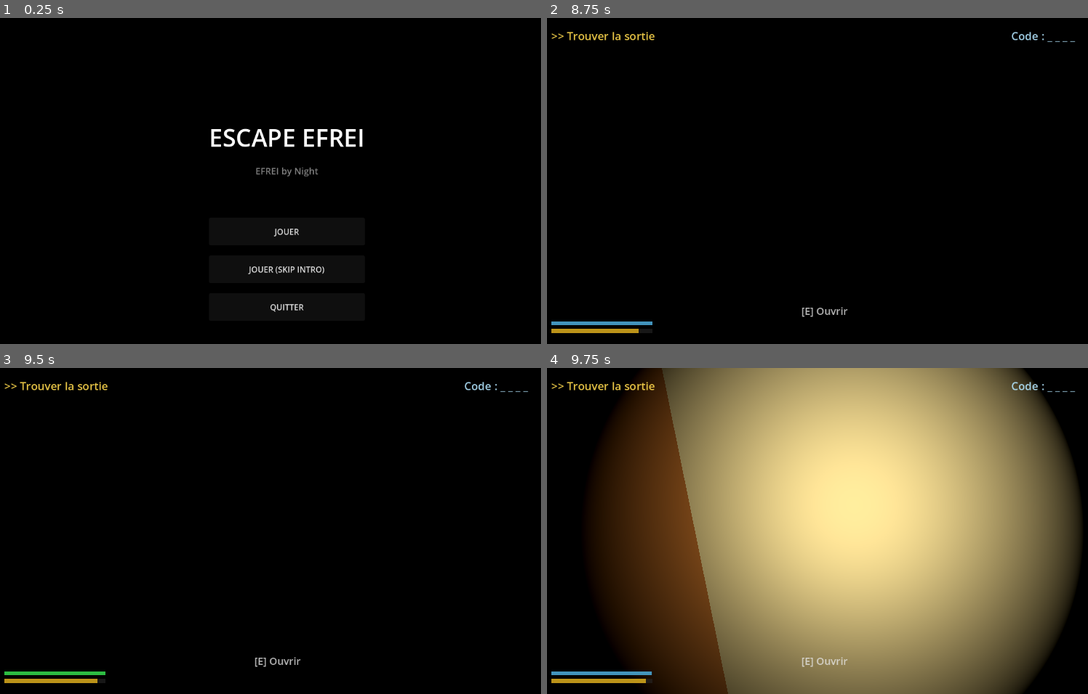
Above: before the commit, frames 1-4 (two rows, left to right).
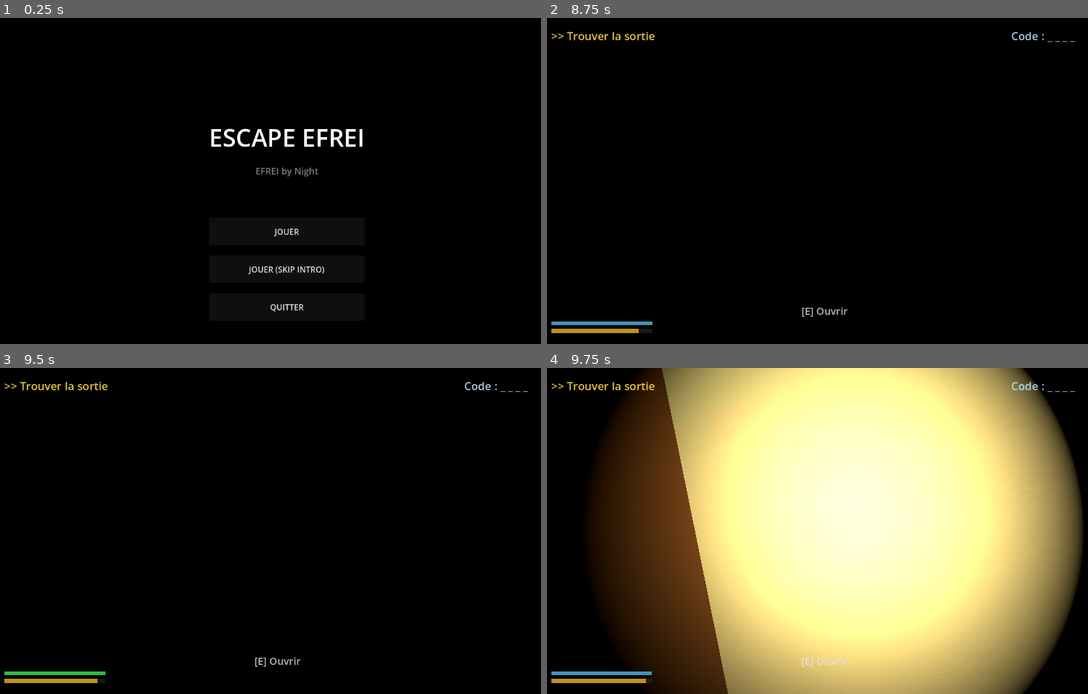
Above: after the commit, the same moments.

Repository: matteobnvl/games-week
Game: Godot game, scene res://menu.tscn
Two runs of this game, one before a commit and one after it. Both use one fixed random seed, a clock stepped at 60 frames per second and the inputs below. Sound files missing from this copy of the repository are replaced by a short silence.
Inputs (mouse positions are in pixels of both pictures, inside the frame that each line leads up to):
- Up to frame 1 (0.25 s): no input
- Up to frame 2 (8.75 s): click "JOUER" at 0.5 s; tap Space at 1.25, 1.52, 2.27, 2.75, 3.77, 4.25, 4.52, 5.27, 5.75, 6.77, 7.52, 8.27 s; move the mouse to (958, 164) at 1.27 s; hold D 1.28-2.03 s; tap Enter at 1.35, 3.5, 5, 8.1 s; move the mouse to (714, 197) at 2.02 s; hold S 2.03-2.78 s; tap R at 2.1 s; move the mouse to (887, 109) at 2.77 s; hold D 2.78-3.53 s; tap F at 2.85 s; move the mouse to (822, 187) at 3.52 s; hold W 3.53-6.53 s; tap G at 3.6 s; move the mouse to (877, 184) at 4.27 s; tap H at 4.35 s; move the mouse to (790, 177) at 5.02 s; tap E at 5.1 s; move the mouse to (839, 181) at 5.77 s; hold Z 5.78-6.53 s; move the mouse to (812, 174) at 6.52 s; hold D 6.53-7.28 s; tap Q at 6.6 s; move the mouse to (866, 181) at 7.27 s; hold Shift 7.28-8.03 s; hold W from 7.28 s (still down); move the mouse to (801, 181) at 8.02 s
- Up to frame 3 (9.5 s): keep holding W; move the mouse to (297, 524) at 8.77 s; hold R from 8.78 s (still down)
- Up to frame 4 (9.75 s): move the mouse to (822, 537) at 9.52 s; release W at 9.53 s; release R at 9.53 s; hold A from 9.53 s (still down); tap F at 9.6 s

Frames 1-3 are identical in both runs. In frame 4, 68% of the frame differs, in the area x 21-99%, y 0-100%.

Commit message:
add texture on map

Diff:
--- a/main.gd
+++ b/main.gd
@@ -1352,7 +1352,14 @@
 	floor_mesh.position = Vector3(cols * SCALE / 2.0, -0.5, rows * SCALE / 2.0)
 
 	var mat := StandardMaterial3D.new()
-	mat.albedo_color = Color(0.3, 0.3, 0.3)
+	if ResourceLoader.exists("res://textures/floor.jpg"):
+		mat.albedo_texture = load("res://textures/floor.jpg")
+		mat.uv1_triplanar = true
+		mat.uv1_triplanar_sharpness = 1.0
+		mat.uv1_scale = Vector3(0.5, 0.5, 0.5)
+		mat.texture_filter = BaseMaterial3D.TEXTURE_FILTER_LINEAR_WITH_MIPMAPS
+	else:
+		mat.albedo_color = Color(0.3, 0.3, 0.3)
 	floor_mesh.material_override = mat
 
 	var body := StaticBody3D.new()
@@ -1439,7 +1446,10 @@
 		var ceiling_texture := StandardMaterial3D.new()
 		if ResourceLoader.exists("res://textures/ceiling_cut.jpg"):
 			ceiling_texture.albedo_texture = load("res://textures/ceiling_cut.jpg")
-			ceiling_texture.uv1_scale = Vector3(w / 8.0, h / 14.0, 1)
+			ceiling_texture.uv1_triplanar = true
+			ceiling_texture.uv1_triplanar_sharpness = 1.0
+			ceiling_texture.uv1_scale = Vector3(0.5, 0.5, 0.5)
+			ceiling_texture.texture_filter = BaseMaterial3D.TEXTURE_FILTER_LINEAR_WITH_MIPMAPS
 		else:
 			ceiling_texture.albedo_color = Color(0.4, 0.4, 0.42)
 		ceiling_mesh.material_override = ceiling_texture
@@ -1534,7 +1544,25 @@
 	var sol_rects: Array = _merge_ceiling_areas(f2_rows, f2_cols, sol_exclude)
 
 	var floor_mat := StandardMaterial3D.new()
-	floor_mat.albedo_color = Color(0.3, 0.3, 0.3)
+	if ResourceLoader.exists("res://textures/floor.jpg"):
+		floor_mat.albedo_texture = load("res://textures/floor.jpg")
+		floor_mat.uv1_triplanar = true
+		floor_mat.uv1_triplanar_sharpness = 1.0
+		floor_mat.uv1_scale = Vector3(0.5, 0.5, 0.5)
+		floor_mat.texture_filter = BaseMaterial3D.TEXTURE_FILTER_LINEAR_WITH_MIPMAPS
+	else:
+		floor_mat.albedo_color = Color(0.3, 0.3, 0.3)
+
+	# Matériau plafond pour la face inférieure du sol N2 (= plafond vu depuis N1)
+	var ceil_under_mat := StandardMaterial3D.new()
+	if ResourceLoader.exists("res://textures/ceiling_cut.jpg"):
+		ceil_under_mat.albedo_texture = load("res://textures/ceiling_cut.jpg")
+		ceil_under_mat.uv1_triplanar = true
+		ceil_under_mat.uv1_triplanar_sharpness = 1.0
+		ceil_under_mat.uv1_scale = Vector3(0.5, 0.5, 0.5)
+		ceil_under_mat.texture_filter = BaseMaterial3D.TEXTURE_FILTER_LINEAR_WITH_MIPMAPS
+	else:
+		ceil_under_mat.albedo_color = Color(0.4, 0.4, 0.42)
 
 	for rect: Array in sol_rects:
 		var col: int = rect[0]
@@ -1542,12 +1570,21 @@
 		var w: int = rect[2]
 		var h: int = rect[3]
 
+		# Sol N2 (face du dessus = texture sol)
 		var f_mesh := MeshInstance3D.new()
 		var f_box := BoxMesh.new()
 		f_box.size = Vector3(w * SCALE, 1.0, h * SCALE)
 		f_mesh.mesh = f_box
 		f_mesh.position = Vector3((col + w / 2.0) * SCALE, FLOOR_2_HEIGHT - 0.5, (row + h / 2.0) * SCALE)
 		f_mesh.material_override = floor_mat
+
+		# Plafond N1 (fine dalle juste en dessous du sol N2, texture plafond)
+		var c_under := MeshInstance3D.new()
+		var c_under_box := BoxMesh.new()
+		c_under_box.size = Vector3(w * SCALE, 0.05, h * SCALE)
+		c_under.mesh = c_under_box
+		c_under.position = Vector3((col + w / 2.0) * SCALE, FLOOR_2_HEIGHT - 1.0, (row + h / 2.0) * SCALE)
+		c_under.material_override = ceil_under_mat
 
 		var f_body := StaticBody3D.new()
 		var f_col := CollisionShape3D.new()
@@ -1557,6 +1594,7 @@
 		f_body.add_child(f_col)
 		f_body.position = f_mesh.position
 		add_child(f_mesh)
+		add_child(c_under)
 		add_child(f_body)
 
 	# Plafond etage 2
@@ -1572,7 +1610,14 @@
 		c_mesh.mesh = c_box
 		c_mesh.position = Vector3((col + w / 2.0) * SCALE, FLOOR_2_HEIGHT + WALL_HEIGHT + 0.5, (row + h / 2.0) * SCALE)
 		var ceil_mat := StandardMaterial3D.new()
-		ceil_mat.albedo_color = Color(0.4, 0.4, 0.42)
+		if ResourceLoader.exists("res://textures/ceiling_cut.jpg"):
+			ceil_mat.albedo_texture = load("res://textures/ceiling_cut.jpg")
+			ceil_mat.uv1_triplanar = true
+			ceil_mat.uv1_triplanar_sharpness = 1.0
+			ceil_mat.uv1_scale = Vector3(0.5, 0.5, 0.5)
+			ceil_mat.texture_filter = BaseMaterial3D.TEXTURE_FILTER_LINEAR_WITH_MIPMAPS
+		else:
+			ceil_mat.albedo_color = Color(0.4, 0.4, 0.42)
 		c_mesh.material_override = ceil_mat
 
 		var c_body := StaticBody3D.new()
@@ -1598,7 +1643,14 @@
 		wall.mesh = wall_box
 		wall.position = Vector3((col + w / 2.0) * SCALE, FLOOR_2_HEIGHT + WALL_HEIGHT / 2.0, (row + h / 2.0) * SCALE)
 		var wall_mat := StandardMaterial3D.new()
-		wall_mat.albedo_color = Color(0.45, 0.45, 0.5)
+		if ResourceLoader.exists("res://textures/wall.jpg"):
+			wall_mat.albedo_texture = load("res://textures/wall.jpg")
+			wall_mat.uv1_triplanar = true
+			wall_mat.uv1_triplanar_sharpness = 1.0
+			wall_mat.uv1_scale = Vector3(0.3, 0.3, 0.3)
+			wall_mat.texture_filter = BaseMaterial3D.TEXTURE_FILTER_LINEAR_WITH_MIPMAPS
+		else:
+			wall_mat.albedo_color = Color(0.45, 0.45, 0.5)
 		wall.material_override = wall_mat
 
 		var wall_body := StaticBody3D.new()
@@ -1943,7 +1995,14 @@
 		)
 
 		var mat := StandardMaterial3D.new()
-		mat.albedo_color = Color(0.45, 0.45, 0.5)
+		if ResourceLoader.exists("res://textures/wall.jpg"):
+			mat.albedo_texture = load("res://textures/wall.jpg")
+			mat.uv1_triplanar = true
+			mat.uv1_triplanar_sharpness = 1.0
+			mat.uv1_scale = Vector3(0.3, 0.3, 0.3)
+			mat.texture_filter = BaseMaterial3D.TEXTURE_FILTER_LINEAR_WITH_MIPMAPS
+		else:
+			mat.albedo_color = Color(0.45, 0.45, 0.5)
 		wall.material_override = mat
 
 		var body := StaticBody3D.new()
Binary file added: textures/ceiling_cut.jpg
Binary file added: textures/floor.jpg
Binary file added: textures/wall.jpg
Not shown, changed: .DS_Store
